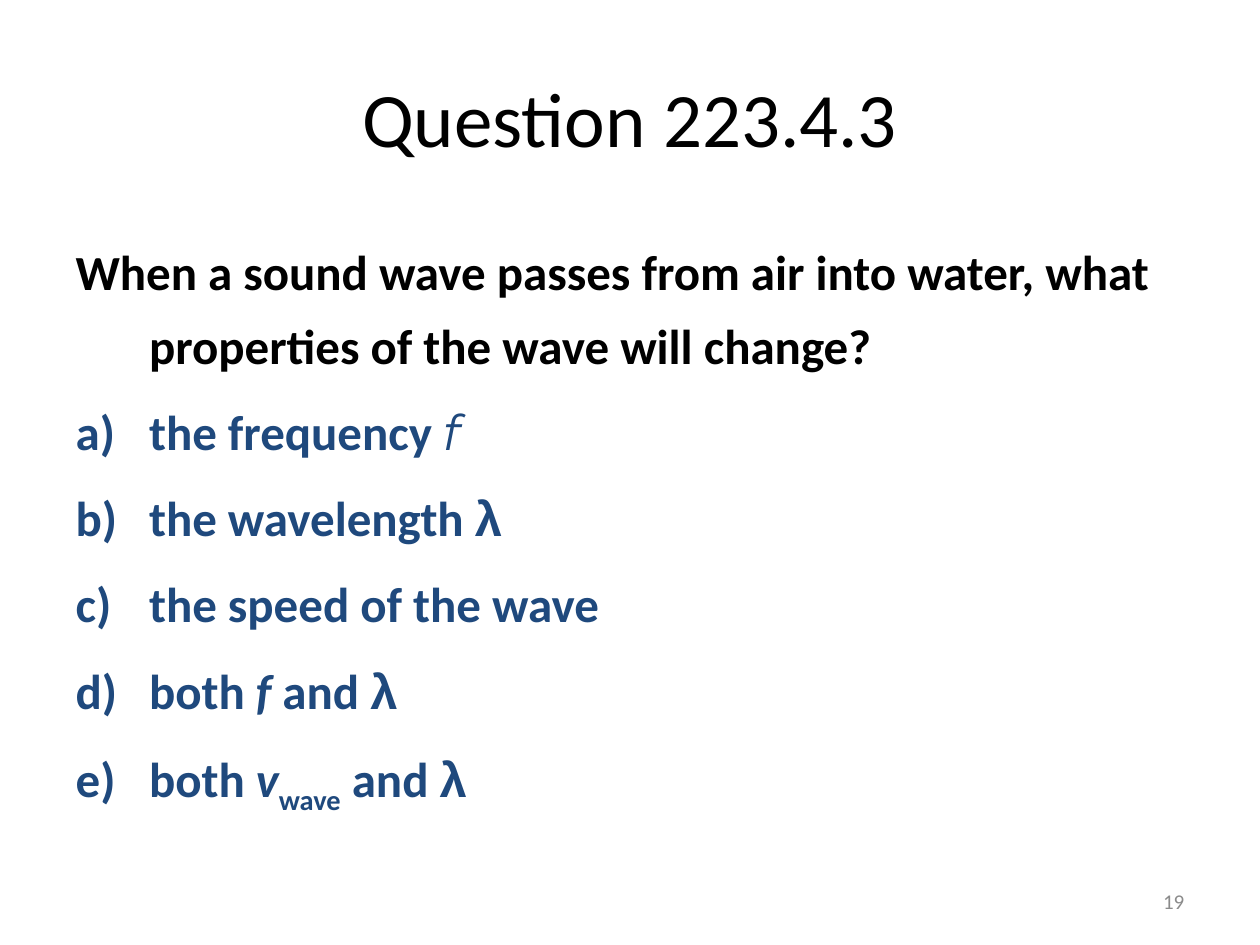
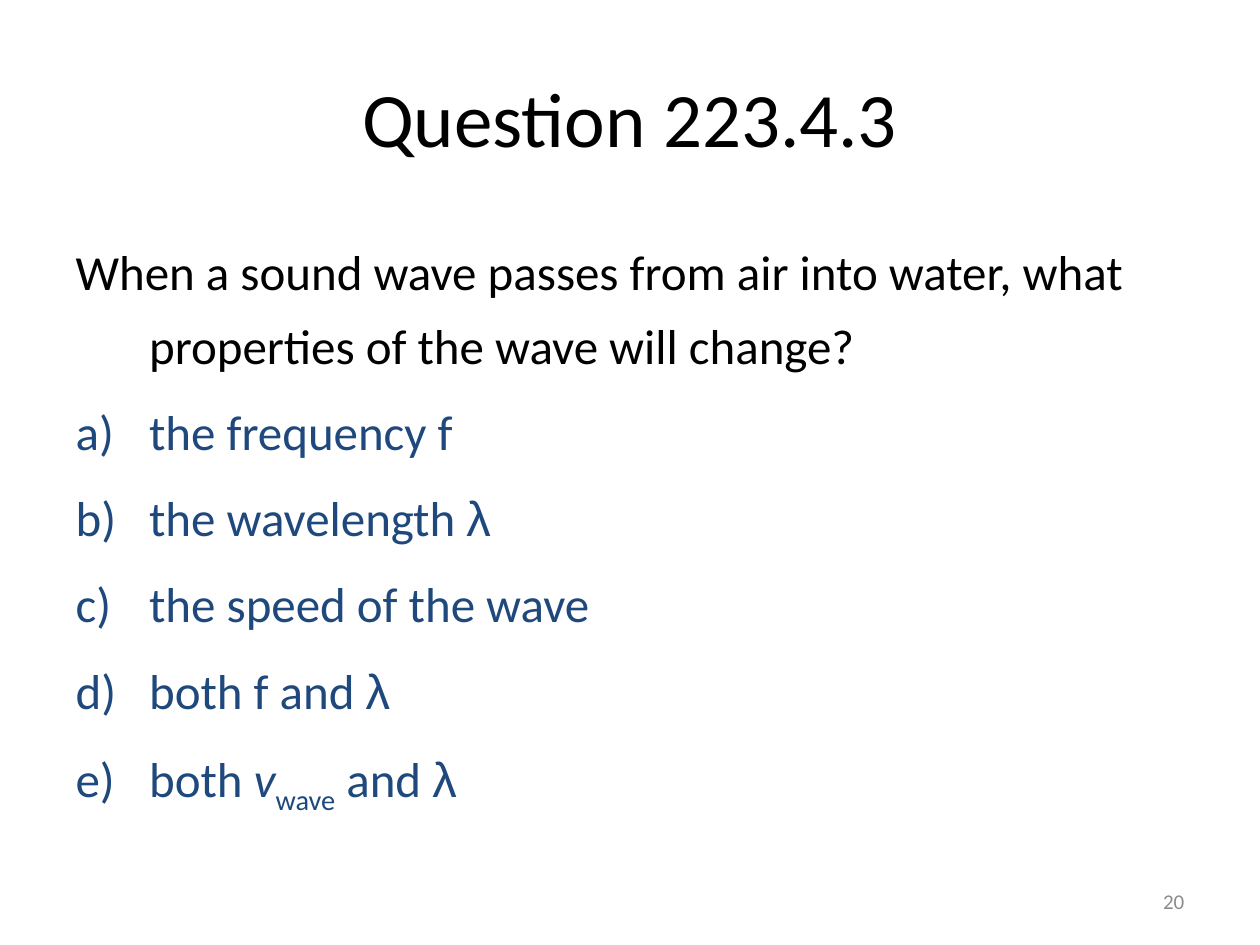
Before and after one commit to rtlines/PH223-Engineering-Physics, a slide deck: slide 20 of Slides/PH223_Lecture_04.pptx (slide 19 before the commit). Drawn at 1260x945 pixels with LibreOffice and Linux fonts; fonts in the diff are those of the drawing. Boxes give left, top, right and bottom in pixels: in the first picture for what was removed or moved away, otherwise in the second. Text is boxed around its words. In the diff, an @@ line names an element or a change of style, - is before the commit and + after.

```diff
--- a/Slides/PH223_Lecture_04.pptx
+++ b/Slides/PH223_Lecture_04.pptx
@@ text "When a sound wave passes ..." at (76,256,1123,798): bold off; font Montserrat to Calibri in "f"; italic off in "f", "f" @@
@@ page number at (1163,895,1184,909): text changed @@
-19
+20
```
Also in this commit, not shown: 1 slide added, 10 other files.
